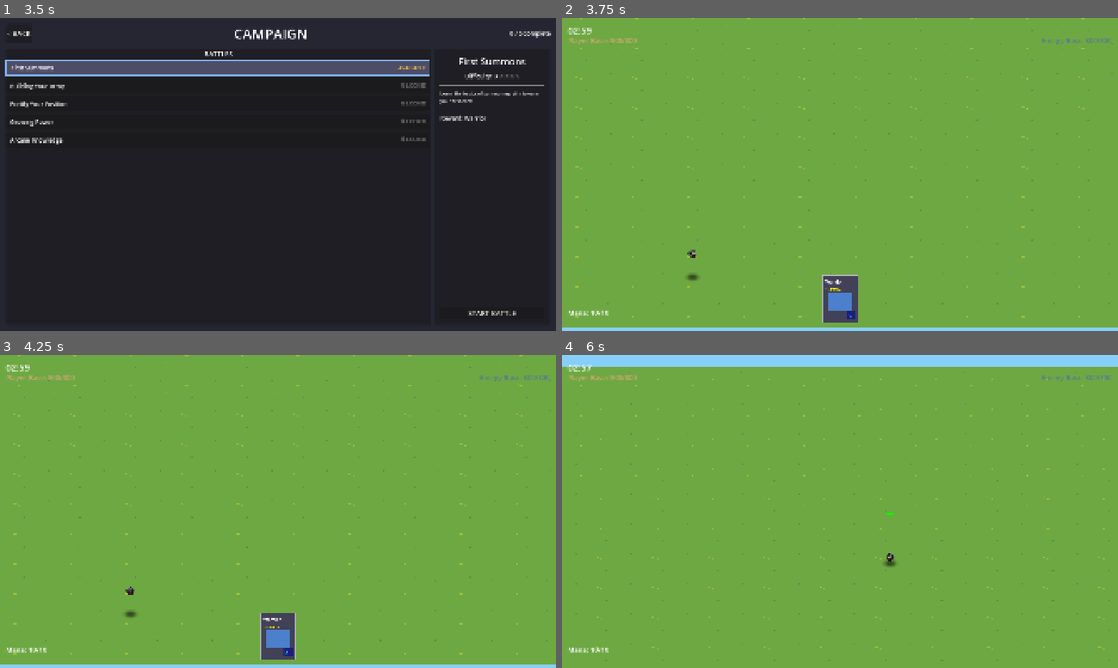
Above: before the commit, frames 1-4 (two rows, left to right).
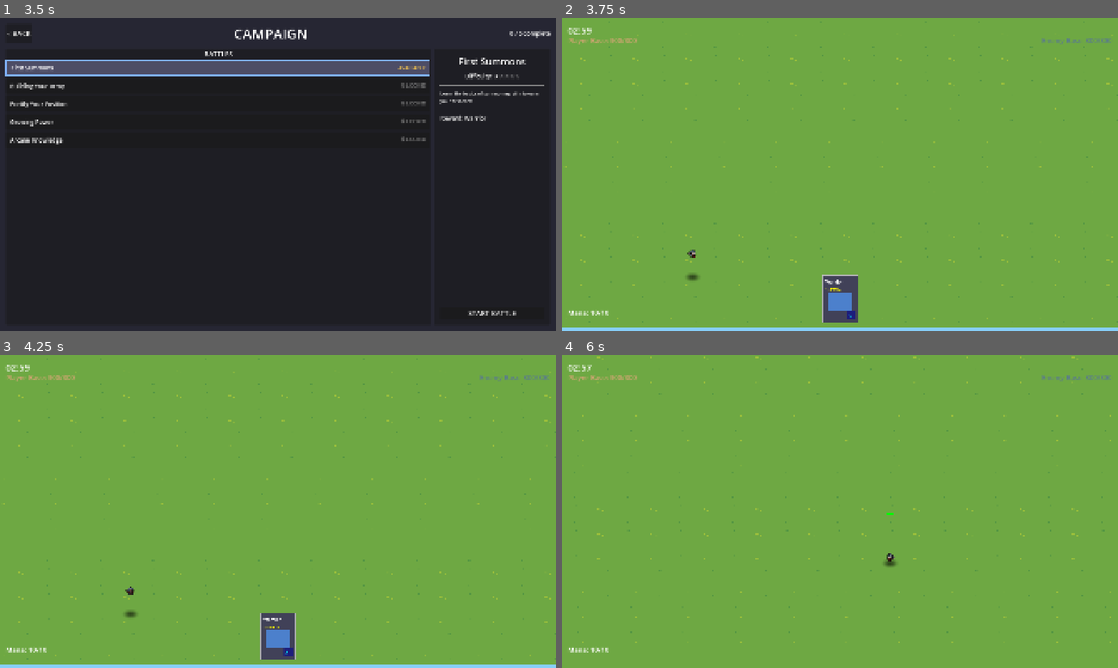
Above: after the commit, the same moments.

Repository: amari-charles/project-summoner
Game: Godot game, scene res://scenes/ui/main_menu.tscn
Same seed, same stepped clock (60 frames per second), same inputs: the game is played once before the commit and once after it.
Inputs (mouse positions are in pixels of both pictures, inside the frame that each line leads up to):
- Up to frame 1 (3.5 s): click "PLAY" at 0.5 s; click "SELECT" at 1.25 s; click "CHOOSE WARRIOR" at 2 s; click (216, 68) at 2.75 s
- Up to frame 2 (3.75 s): click "START BATTLE" at 3.5 s
- Up to frame 3 (4.25 s): no input
- Up to frame 4 (6 s): tap Enter at 4.25 s; drag from (840, 636) to (895, 442) at 4.27 s; drag from (728, 527) to (812, 574) at 5.02 s; move the mouse to (895, 442) at 5.77 s; hold Right (ui_right) from 5.78 s (still down); tap 1 at 5.85 s; click (895, 442) at 5.92 s

Frame 1 is identical in both runs. In frame 2, 0.8% of the frame differs, in the area x 0-100%, y 0-98%; in frame 3, 0.8%; in frame 4, 4.5%.

Commit message:
Fix camera panning and increase view to show towers
Camera fixes:
- Changed movement from world-space to camera-local space
- Pan now moves along camera's right/forward axes (intuitive)
- Fixed for mouse, touch, and keyboard input methods

Viewport coverage:
- Increased orthographic size: 35.62 → 62.0
- View now shows ~220×124 units (was ~127×71)
- Both towers at X=±103 now visible with pan room

Ground plane:
- Increased size: 254×143 → 300×200
- UV scale: 40×24 → 50×40 (maintains tile density)
- No more blue edges showing at top/bottom

Camera movement now:
- Drag left = pan left on screen (camera moves in local-X)
- Drag up = pan up on screen (camera moves in local-Z)
- Movement stays aligned with angled camera view

🤖 Generated with [Claude Code](https://claude.com/claude-code)

Co-Authored-By: Claude <noreply@anthropic.com>

Diff:
--- a/scenes/battlefield/base_battlefield_3d.tscn
+++ b/scenes/battlefield/base_battlefield_3d.tscn
@@ -7,12 +7,12 @@
 [sub_resource type="StandardMaterial3D" id="StandardMaterial3D_background"]
 albedo_texture = ExtResource("2_background")
 texture_filter = 0
-uv1_scale = Vector3(40, 24, 1)
+uv1_scale = Vector3(50, 40, 1)
 shading_mode = 0
 cull_mode = 2
 
 [sub_resource type="PlaneMesh" id="PlaneMesh_background"]
-size = Vector2(254, 143)
+size = Vector2(300, 200)
 
 [sub_resource type="Environment" id="Environment_1"]
 background_mode = 1
@@ -28,7 +28,7 @@
 transform = Transform3D(1, 0, 0, 0, 0.819152, 0.573576, 0, 0.573576, -0.819152, 0, 30, -42.85)
 current = true
 projection = 1
-size = 35.61939
+size = 62.0
 script = ExtResource("3_camera_controller")
 
 [node name="DirectionalLight3D" type="DirectionalLight3D" parent="."]
--- a/scenes/battlefield/test_battle_vfx.tscn
+++ b/scenes/battlefield/test_battle_vfx.tscn
@@ -12,6 +12,7 @@
 script = ExtResource("2_test_controller")
 
 [node name="BaseBattlefield3D" parent="." instance=ExtResource("1_battlefield")]
+transform = Transform3D(1, 0, 0, 0, 1, 0, 0, 0, 1, -0.06825256, -0.03768921, -0.051563263)
 
 [node name="PlayerSummoner" type="Node3D" parent="." groups=["player_summoners", "summoners"]]
 transform = Transform3D(1, 0, 0, 0, 1, 0, 0, 0, 1, -103, 1, 0)
--- a/scripts/battlefield/camera_controller_3d.gd
+++ b/scripts/battlefield/camera_controller_3d.gd
@@ -10,7 +10,7 @@
 @export var touch_pan_enabled: bool = true
 
 @export_group("Boundaries")
-@export var ground_size: Vector2 = Vector2(254, 143)  # Ground plane dimensions
+@export var ground_size: Vector2 = Vector2(300, 200)  # Ground plane dimensions
 @export var auto_calculate_bounds: bool = true
 
 # Calculated bounds
@@ -83,12 +83,17 @@
 		var delta = event.position - last_mouse_position
 		last_mouse_position = event.position
 
-		# Convert screen delta to world delta
-		# Invert Y because screen Y is down but world Y is up
-		var pan_delta = Vector3(-delta.x, 0, delta.y) * pan_speed * 0.01
+		# Convert screen delta to camera-local movement
+		# Use camera's right (X) and forward (Z) basis vectors
+		var right = global_transform.basis.x
+		var forward = global_transform.basis.z
 
-		# Apply pan
-		position += pan_delta
+		# Pan along camera's local axes (inverted for intuitive drag)
+		var pan_delta = (-right * delta.x + forward * delta.y) * pan_speed * 0.01
+
+		# Apply pan (keep Y fixed)
+		position.x += pan_delta.x
+		position.z += pan_delta.z
 		position = position.clamp(min_position, max_position)
 
 func _handle_touch_pan(event: InputEvent) -> void:
@@ -103,11 +108,16 @@
 	elif event is InputEventScreenDrag and is_panning:
 		var delta = event.relative
 
-		# Convert screen delta to world delta
-		var pan_delta = Vector3(-delta.x, 0, delta.y) * pan_speed * 0.01
+		# Convert screen delta to camera-local movement
+		var right = global_transform.basis.x
+		var forward = global_transform.basis.z
 
-		# Apply pan
-		position += pan_delta
+		# Pan along camera's local axes (inverted for intuitive drag)
+		var pan_delta = (-right * delta.x + forward * delta.y) * pan_speed * 0.01
+
+		# Apply pan (keep Y fixed)
+		position.x += pan_delta.x
+		position.z += pan_delta.z
 		position = position.clamp(min_position, max_position)
 
 func _process(delta: float) -> void:
@@ -115,7 +125,7 @@
 		_handle_keyboard_pan(delta)
 
 func _handle_keyboard_pan(delta: float) -> void:
-	var pan_input = Vector3.ZERO
+	var pan_input = Vector2.ZERO
 
 	# WASD or Arrow keys
 	if Input.is_action_pressed("ui_right") or Input.is_key_pressed(KEY_D):
@@ -123,13 +133,22 @@
 	if Input.is_action_pressed("ui_left") or Input.is_key_pressed(KEY_A):
 		pan_input.x -= 1.0
 	if Input.is_action_pressed("ui_down") or Input.is_key_pressed(KEY_S):
-		pan_input.z += 1.0
+		pan_input.y += 1.0
 	if Input.is_action_pressed("ui_up") or Input.is_key_pressed(KEY_W):
-		pan_input.z -= 1.0
+		pan_input.y -= 1.0
 
-	if pan_input != Vector3.ZERO:
+	if pan_input != Vector2.ZERO:
 		pan_input = pan_input.normalized()
-		position += pan_input * pan_speed * delta
+
+		# Convert to camera-local movement
+		var right = global_transform.basis.x
+		var forward = global_transform.basis.z
+
+		var pan_delta = (right * pan_input.x + forward * pan_input.y) * pan_speed * delta
+
+		# Apply pan (keep Y fixed)
+		position.x += pan_delta.x
+		position.z += pan_delta.z
 		position = position.clamp(min_position, max_position)
 
 ## Manually set camera bounds (if not using auto-calculate)
